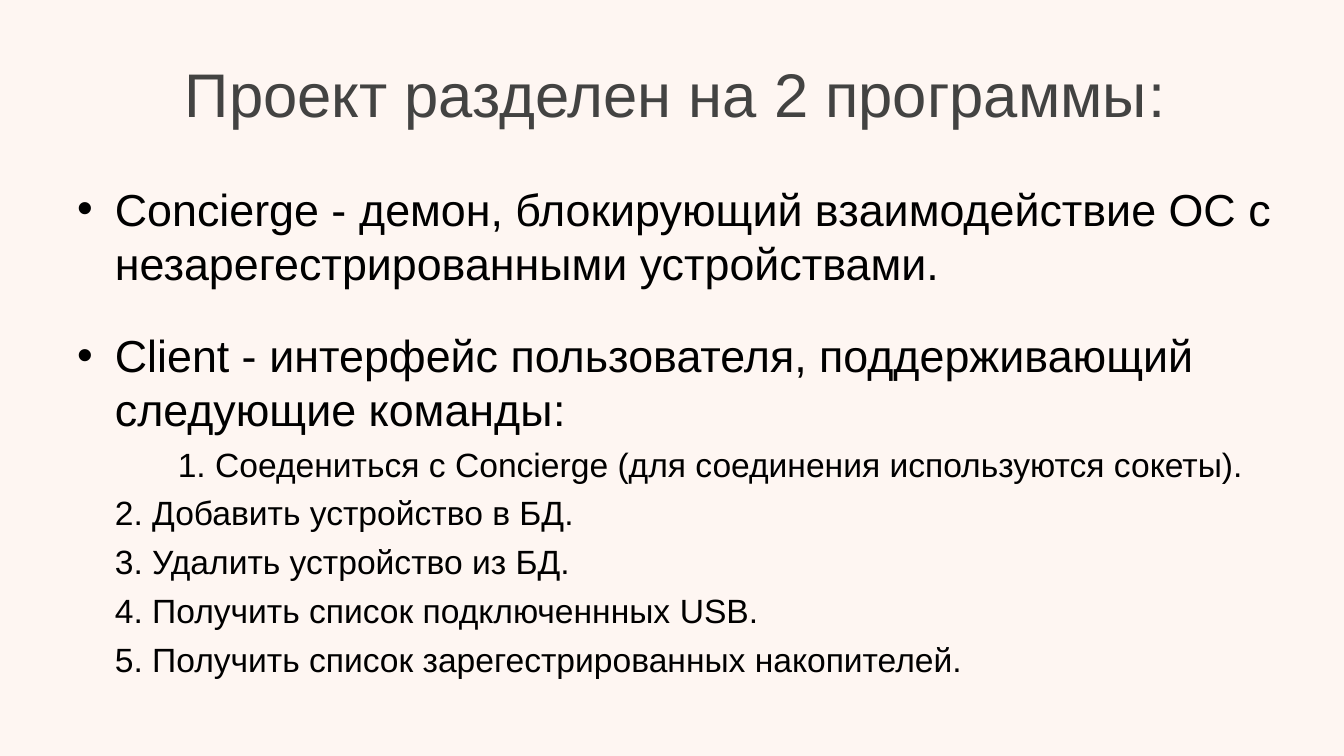
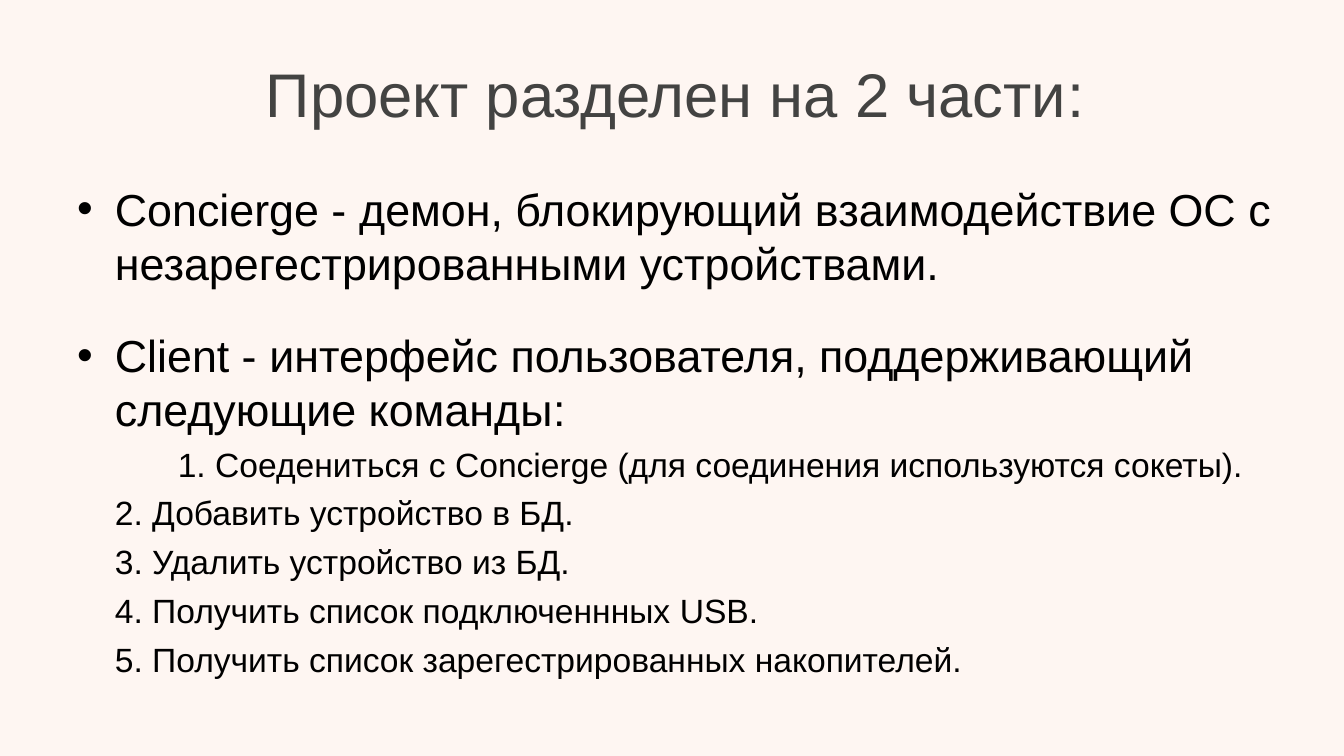
Before and after one commit to alekseisirmais/CPP_PARK, a slide deck: slide 5 of К защите.ppt. Drawn at 1344x756 pixels with LibreOffice and Linux fonts; fonts in the diff are those of the drawing. Boxes give left, top, right and bottom in pixels: in the first picture for what was removed or moved away, otherwise in the second. Text is boxed around its words. In the diff, an @@ line names an element or a change of style, - is before the commit and + after.

```diff
--- a/К защите.ppt
+++ b/К защите.ppt
@@ title at <box>266,74,1085,129</box>: text changed @@
-Проект разделен на 2 программы:
+Проект разделен на 2 части:
```
Also in this commit, not shown: 4 other slides changed.
